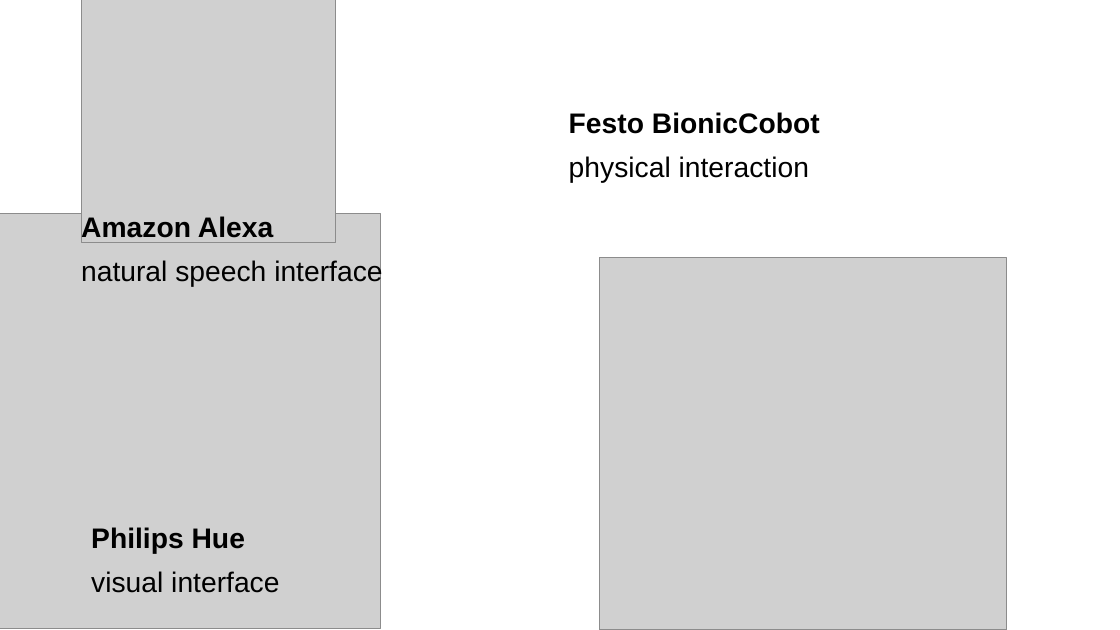
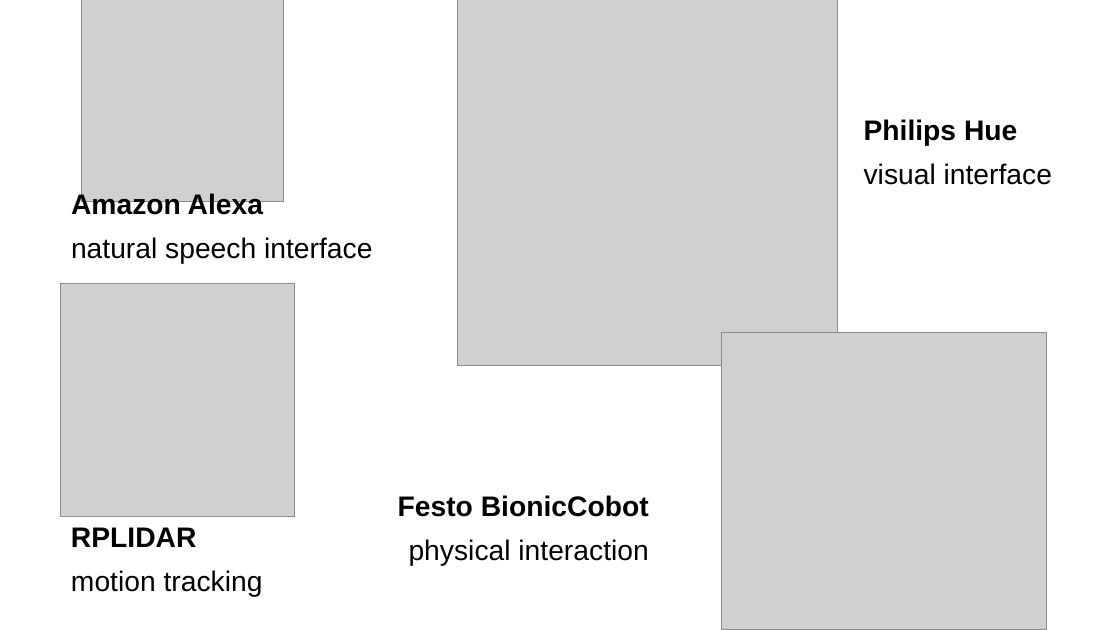
Before and after one commit to anoff/ric, a slide deck: slide 10 of pitch/presentation.odp. Drawn at 1120x630 pixels with LibreOffice and Linux fonts; fonts in the diff are those of the drawing; grey boxes stand for pictures. Boxes give left, top, right and bottom in pixels: in the first picture for what was removed or moved away, otherwise in the second. Text is boxed around its words. In the diff, an @@ line names an element or a change of style, - is before the commit and + after.

```diff
--- a/pitch/presentation.odp
+++ b/pitch/presentation.odp
@@ picture: place and size @@
-picture at [81,0,335,242]
+picture at [81,0,284,201]
@@ picture added at [457,0,837,366] @@
@@ text "Philips Hue": place and size @@
-text "Philips Hue" at [91,527,279,593]
+text "Philips Hue" at [864,119,1052,185]
@@ text "Amazon Alexa": place and size @@
-text "Amazon Alexa" at [81,215,382,287]
+text "Amazon Alexa" at [71,192,372,264]
@@ picture: place and size @@
-picture at [0,213,380,629]
+picture at [61,284,295,517]
@@ picture: place and size @@
-picture at [600,258,1006,630]
+picture at [722,332,1047,630]
@@ text "Festo BionicCobot": place and size @@
-text "Festo BionicCobot" at [569,112,820,183]
+text "Festo BionicCobot" at [398,495,649,566]
@@ text "Festo BionicCobot" at [398,495,649,566]: alignment left to right @@
@@ text added at [71,527,263,597], 20 pt, text #000000 @@
+RPLIDAR
+motion tracking
```
Also in this commit, not shown: 1 slide added.
